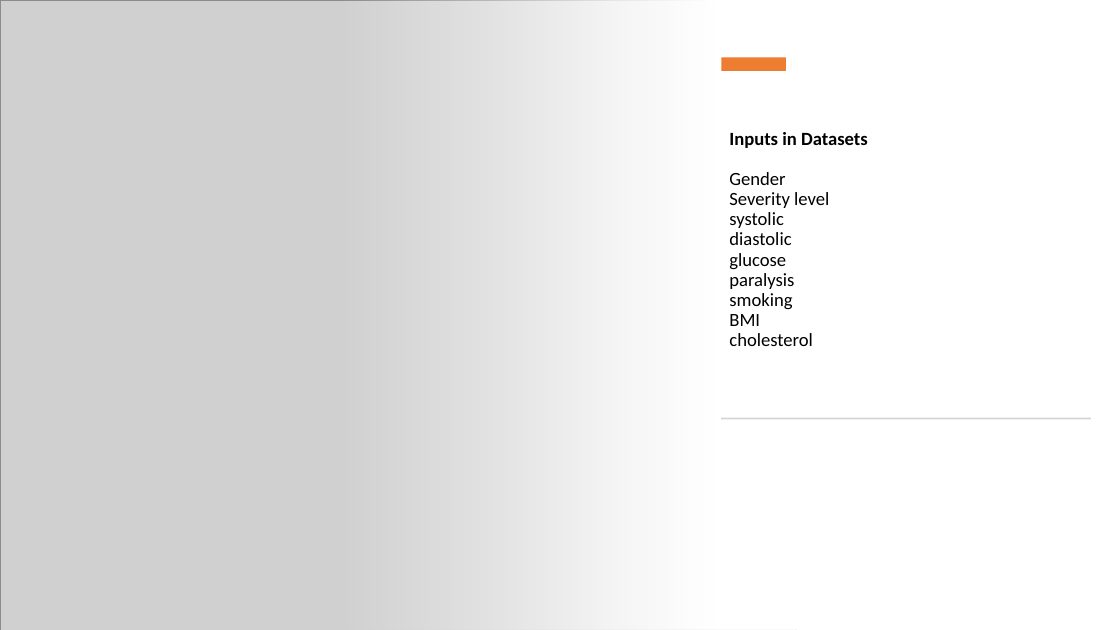
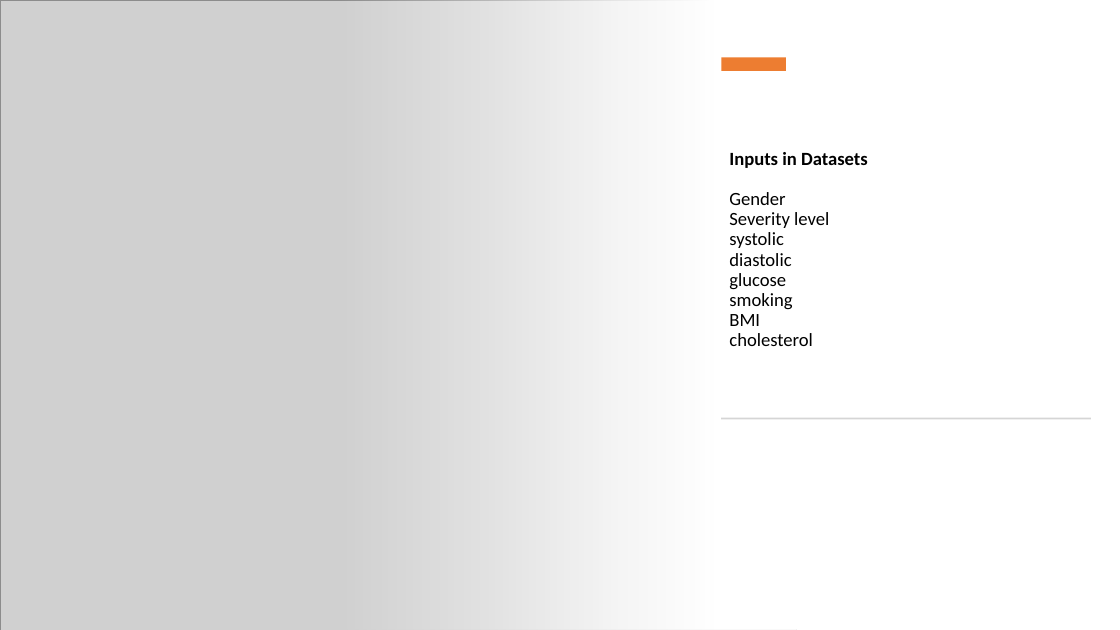
Before and after one commit to pauls21033/Machine-Learning-Predicting-Stroke-Model-Project, a slide deck: slide 7 of Stroke_Anaylsis_Presentation(final) (1).pptx. Drawn at 1120x630 pixels with LibreOffice and Linux fonts; fonts in the diff are those of the drawing; grey boxes stand for pictures. Boxes give left, top, right and bottom in pixels: in the first picture for what was removed or moved away, otherwise in the second. Text is boxed around its words. In the diff, an @@ line names an element or a change of style, - is before the commit and + after.

```diff
--- a/Stroke_Anaylsis_Presentation(final) (1).pptx
+++ b/Stroke_Anaylsis_Presentation(final) (1).pptx
@@ title at box(729, 152, 868, 346): text changed @@
-Inputs in Datasets
-Gender
-Severity level
-systolic
-diastolic
-glucose
-paralysis
-smoking
-BMI
-cholesterol
+Inputs in Datasets
+Gender
+Severity level
+systolic
+diastolic
+glucose
+smoking
+BMI
+cholesterol
```
Also in this commit, not shown: 3 other files.
